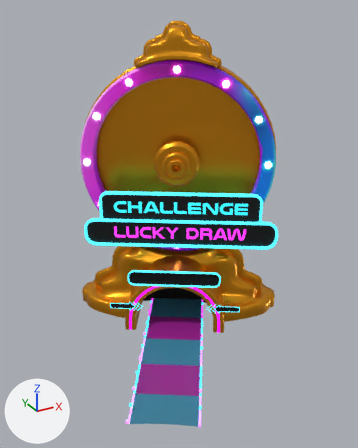
The glTF model luckyDraw.glb as it was, and as the next commit left it.
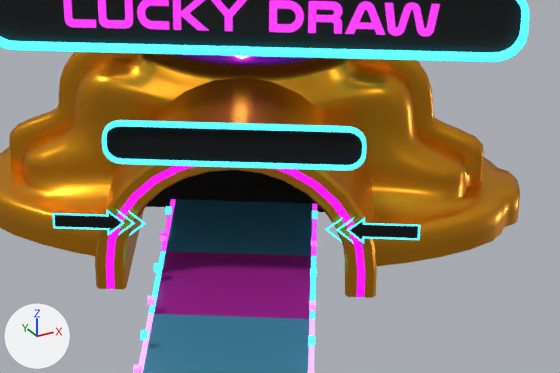
Each version appears first whole from a 50 mm lens placed at (3.36, 1.193, 1.658), pointed at (4.465, 3.203, 0.653), and next in a close-up on the part from 26% to 81% of the width and 51% to 80% of the height. Arrows for +X, +Y and +Z are at lower left; the lights stay in place. Where no turn or scale is listed for an object, it has been applied to the vertices.
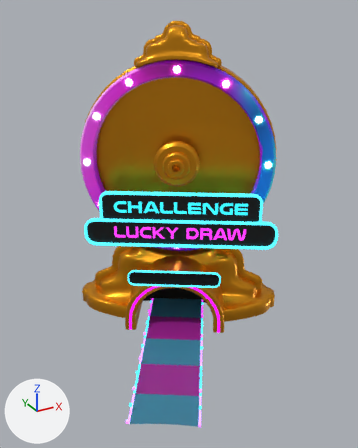
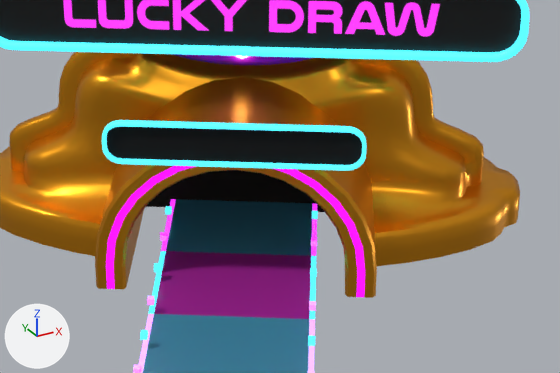
The change in detail:
Object 'comeInArrow.008' (ob_comeinarrow_008) is deleted.
Object 'comeInArrow.009' (ob_comeinarrow_009) is deleted.

Pixel boxes [x1, y1, x2, y2] of what changed, in the close-ups (560 x 373 px):
'comeInArrow.009', deleted: before [325, 217, 421, 244]
    faces in mat_black (black #000000): [350, 221, 418, 239]
    faces in mat_glow_blue (cyan #2fd5e7): [325, 217, 421, 244]
'comeInArrow.008', deleted: before [52, 209, 146, 236]
    faces in mat_black (black #000000): [55, 214, 121, 231]
    faces in mat_glow_blue (cyan #2fd5e7): [52, 209, 146, 236]
